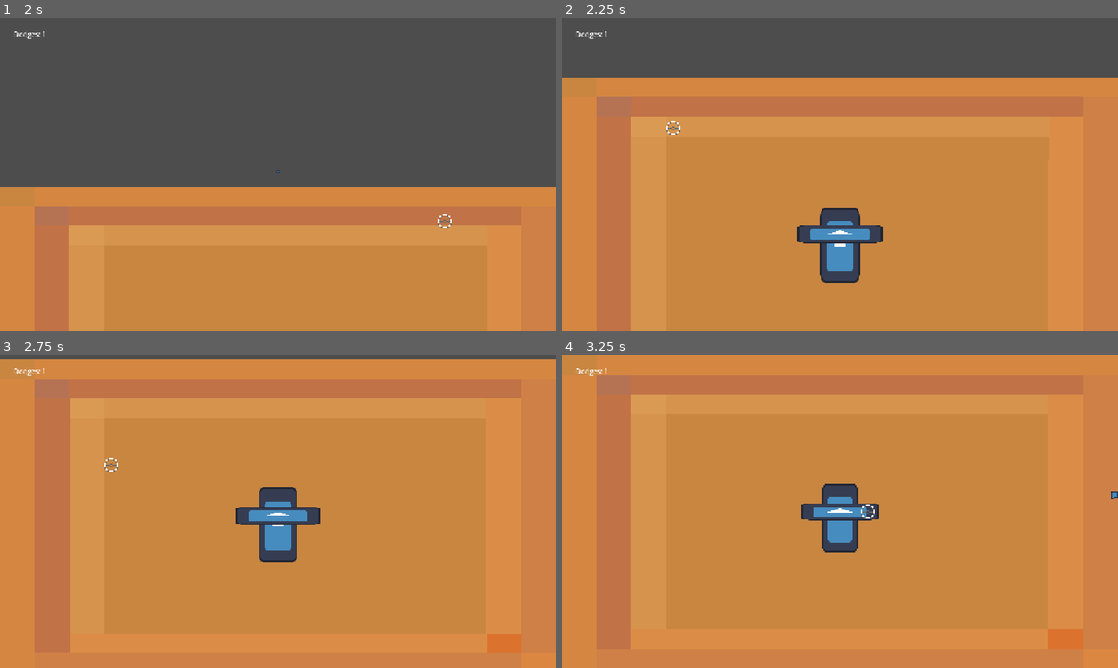
Above: before the commit, frames 1-4 (two rows, left to right).
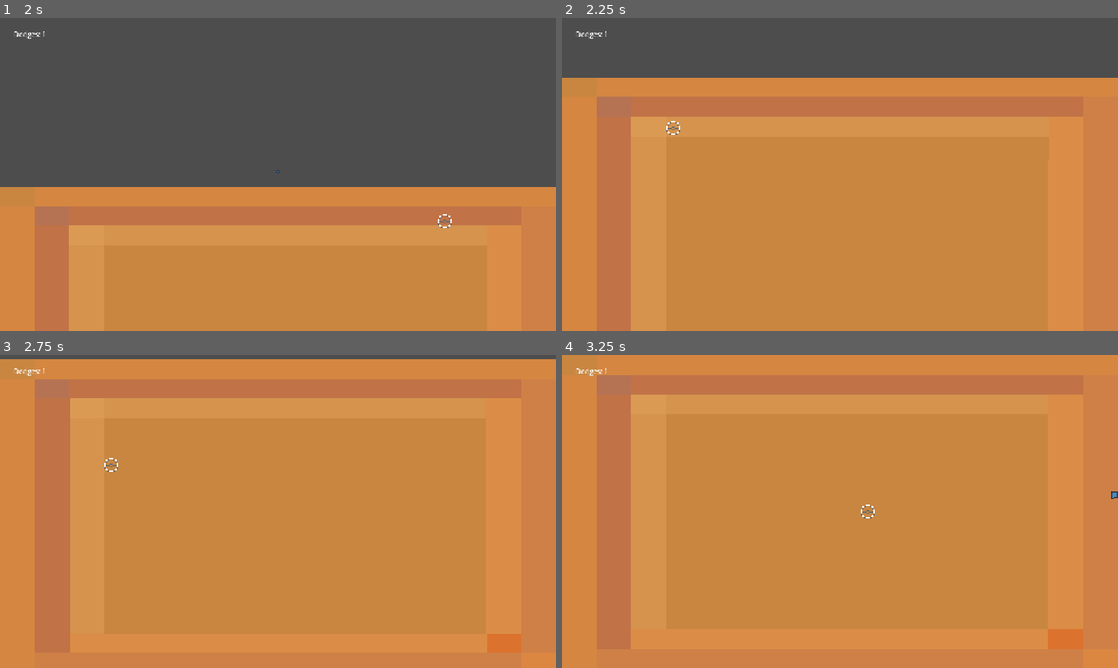
Above: after the commit, the same moments.

Repository: krockiedev/godotprojects
Game: Godot game, scene res://scenes/map.tscn
The game is run twice, just before and just after one commit, with the same random seed, the same clock (stepped at 60 frames per second) and the same inputs. The engine's default icon, where the game draws it, is replaced by a stand-in: a white triangle on a blue panel in a dark square.
Inputs (mouse positions are in pixels of both pictures, inside the frame that each line leads up to):
- Up to frame 1 (2 s): tap Enter at 0.5 s; move the mouse to (250, 237) at 0.52 s; hold W (up) from 0.53 s (still down); right-click (250, 237) at 0.6 s; click (250, 237) at 0.67 s; move the mouse to (444, 221) at 1.27 s; right-click (444, 221) at 1.35 s
- Up to frame 2 (2.25 s): move the mouse to (673, 127) at 2.02 s; release W (up) at 2.03 s; hold A (left) from 2.03 s (still down); right-click (673, 127) at 2.1 s
- Up to frame 3 (2.75 s): keep holding A (left)
- Up to frame 4 (3.25 s): keep holding A (left); move the mouse to (867, 511) at 2.77 s; right-click (867, 511) at 2.85 s; click (867, 511) at 2.92 s

Frame 1 is identical in both runs. In frame 2, 2.2% of the frame differs, in the area x 42-58%, y 60-85%; in frame 3, 2.1%; in frame 4, 1.8%.

Commit message:
Added Map Hazards and High Score Addon
Map Hazards are tentative and might not be in the full game, or rather, the other two map hazards which are the lava and spike hazard

Diff:
--- a/gungeon-like/project.godot
+++ b/gungeon-like/project.godot
@@ -14,6 +14,10 @@
 run/main_scene="uid://8nra601ed5w7"
 config/features=PackedStringArray("4.6", "GL Compatibility")
 config/icon="res://icon.svg"
+
+[autoload]
+
+GameState="*uid://b50kg6ktmlu52"
 
 [display]
 
--- a/gungeon-like/scenes/fall_border.tscn
+++ b/gungeon-like/scenes/fall_border.tscn
@@ -2,14 +2,22 @@
 
 [ext_resource type="Script" uid="uid://c5vh6xal85en6" path="res://scripts/fall_border.gd" id="1_6c03t"]
 
-[sub_resource type="RectangleShape2D" id="RectangleShape2D_70ewr"]
+[sub_resource type="RectangleShape2D" id="RectangleShape2D_6c03t"]
+size = Vector2(64, 64)
 
 [node name="FallBorder" type="Area2D" unique_id=1610036652]
 collision_layer = 8
 collision_mask = 4
 script = ExtResource("1_6c03t")
+hazard = null
 
 [node name="CollisionShape2D" type="CollisionShape2D" parent="." unique_id=1977444025]
-shape = SubResource("RectangleShape2D_70ewr")
+shape = SubResource("RectangleShape2D_6c03t")
+
+[node name="LavaTimer" type="Timer" parent="." unique_id=494668802]
+wait_time = 2.0
+one_shot = true
 
 [connection signal="area_entered" from="." to="." method="_on_body_entered"]
+[connection signal="area_exited" from="." to="." method="_on_body_exited"]
+[connection signal="timeout" from="LavaTimer" to="." method="lava_burn"]
--- a/gungeon-like/scenes/map.tscn
+++ b/gungeon-like/scenes/map.tscn
@@ -234,4 +234,4 @@
 script = SubResource("GDScript_2klcf")
 zone_size = Vector2(30, 720)
 
-[node name="Projectiles" type="Node2D" parent="." unique_id=1061393597 groups=["bullets"]]
+[node name="Bullet Holder" type="Node2D" parent="." unique_id=1061393597 groups=["bullets"]]
--- a/gungeon-like/scripts/GameState.gd
+++ b/gungeon-like/scripts/GameState.gd
@@ -1,8 +1,16 @@
 extends Node
 
-var player_health = 4
+var player_health := 4:
+	set(new_value):
+		player_health = new_value
+		if player_health <= 0:
+			trigger_death()
 var current_enemies = 0
 
 func reset_globals():
-	player_health = 0
+	player_health = 4
 	current_enemies = 0
+
+func trigger_death():
+	print("Game Over!")
+	get_tree().quit()
--- a/gungeon-like/scripts/fall_border.gd
+++ b/gungeon-like/scripts/fall_border.gd
@@ -1,5 +1,9 @@
 @tool
 extends Area2D
+
+enum HazardType {FALL, LAVA, SPIKE}
+
+@export var hazard: HazardType = HazardType.FALL
 
 @export var zone_size: Vector2 = Vector2(64, 64):
 	set(value):
@@ -7,6 +11,7 @@
 		update_collision_shape()
 
 @onready var collision_shape: CollisionShape2D = $CollisionShape2D
+@onready var lava_timer: Timer = $LavaTimer
 
 func _ready() -> void:
 	update_collision_shape()
@@ -51,11 +56,43 @@
 	await fall_tween.finished
 	reset_player(player)
 
+func fall_player(body):
+	body.velocity = Vector2.ZERO
+	body.movement = false
+	fall_animation(body)
+	GameState.player_health -= 1
+
+func lava_player(body):
+	if lava_timer.is_stopped():
+		lava_timer.start()
+
 func _on_body_entered(foot: Area2D) -> void:
 	if Engine.is_editor_hint(): return
 	var body = foot.get_parent()
 
 	if body and body.is_in_group("player"):
-		body.velocity = Vector2.ZERO
-		body.movement = false
-		fall_animation(body)
+		match hazard:
+			HazardType.FALL:
+				fall_player(body)
+			HazardType.LAVA:
+				lava_player(body)
+			HazardType.SPIKE:
+				fall_player(body)
+
+
+
+func _on_body_exited(foot: Area2D) -> void:
+	if Engine.is_editor_hint(): return
+	var body = foot.get_parent()
+
+	if body and body.is_in_group("player"):
+		match hazard:
+			HazardType.FALL:
+				fall_player(body)
+			HazardType.LAVA:
+				lava_timer.stop()
+			HazardType.SPIKE:
+				fall_player(body)
+
+func lava_burn() -> void:
+	GameState.player_health -= 1
Not shown, added: gungeon-like/addons/LootLockerSDK/Game/Internals/LootLockerInternal_BaseRequest.gd
Not shown, added: gungeon-like/addons/LootLockerSDK/Game/Internals/LootLockerInternal_BaseRequest.gd.uid
Not shown, added: gungeon-like/addons/LootLockerSDK/Game/Internals/LootLockerInternal_BaseResponse.gd
Not shown, added: gungeon-like/addons/LootLockerSDK/Game/Internals/LootLockerInternal_BaseResponse.gd.uid
Not shown, added: gungeon-like/addons/LootLockerSDK/Game/Internals/LootLockerInternal_HTTPClient.gd
Not shown, added: gungeon-like/addons/LootLockerSDK/Game/Internals/LootLockerInternal_HTTPClient.gd.uid
Not shown, added: gungeon-like/addons/LootLockerSDK/Game/Internals/LootLockerInternal_JsonUtilities.gd
Not shown, added: gungeon-like/addons/LootLockerSDK/Game/Internals/LootLockerInternal_JsonUtilities.gd.uid
Not shown, added: gungeon-like/addons/LootLockerSDK/Game/Internals/LootLockerInternal_Logger.gd
Not shown, added: gungeon-like/addons/LootLockerSDK/Game/Internals/LootLockerInternal_Logger.gd.uid
Not shown, added: gungeon-like/addons/LootLockerSDK/Game/Internals/LootLockerInternal_RequestDefinition.gd
Not shown, added: gungeon-like/addons/LootLockerSDK/Game/Internals/LootLockerInternal_RequestDefinition.gd.uid
(and 21 more such lines)
